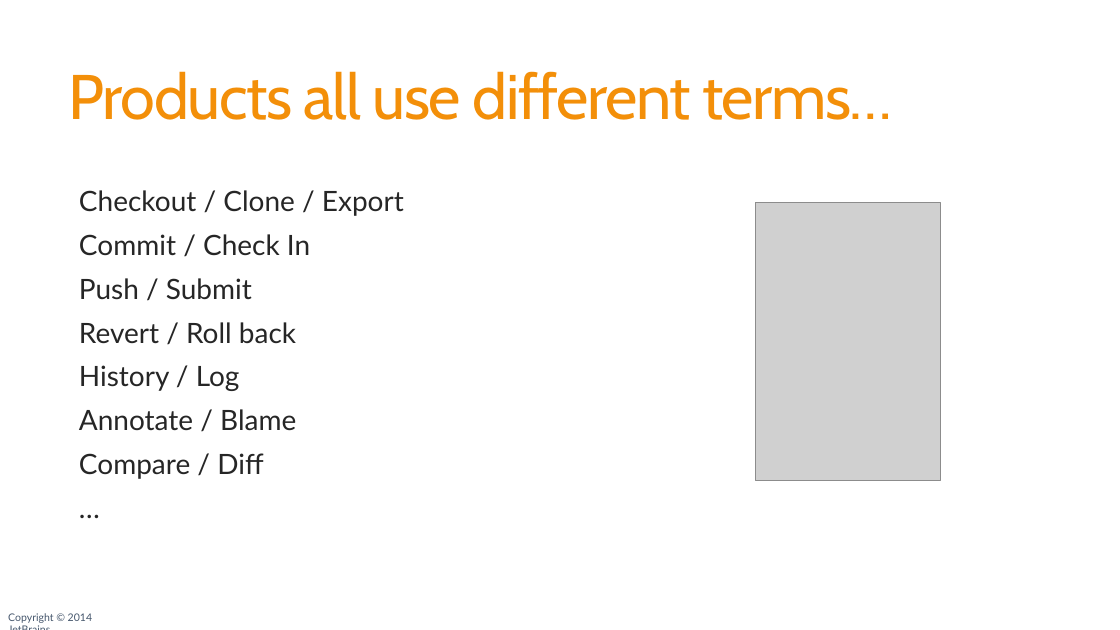
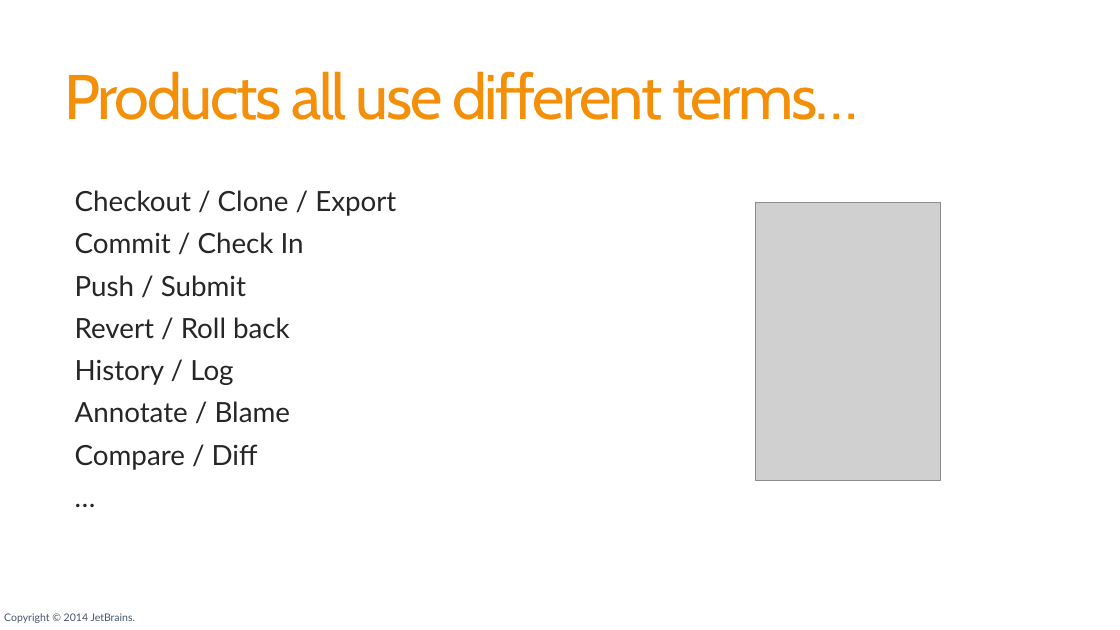
Before and after one commit to JetBrains/phpstorm-workshop, a slide deck: slide 100 of PhpStorm_Workshop.pptx. Drawn at 1120x630 pixels with LibreOffice and Linux fonts; fonts in the diff are those of the drawing; grey boxes stand for pictures; background and template pictures are left out. Boxes give left, top, right and bottom in pixels: in the first picture for what was removed or moved away, otherwise in the second. Text is boxed around its words. In the diff, an @@ line names an element or a change of style, - is before the commit and + after.

```diff
--- a/PhpStorm_Workshop.pptx
+++ b/PhpStorm_Workshop.pptx
@@ title "Products all use different terms…" at (65, 71, 858, 120): letter spacing -1.2 to -2 pt @@
@@ text "Checkout / Clone / Export" at (75, 190, 396, 470): size 24 to 23.8 pt; less space between paragraphs @@
@@ text "Copyright © 2014 JetBrains." rewrapped from (8, 613, 92, 623) to (4, 613, 136, 623) @@
```
Also in this commit, not shown: 134 other slides changed, 1 slide added, 1 slide removed, 1 other file.
